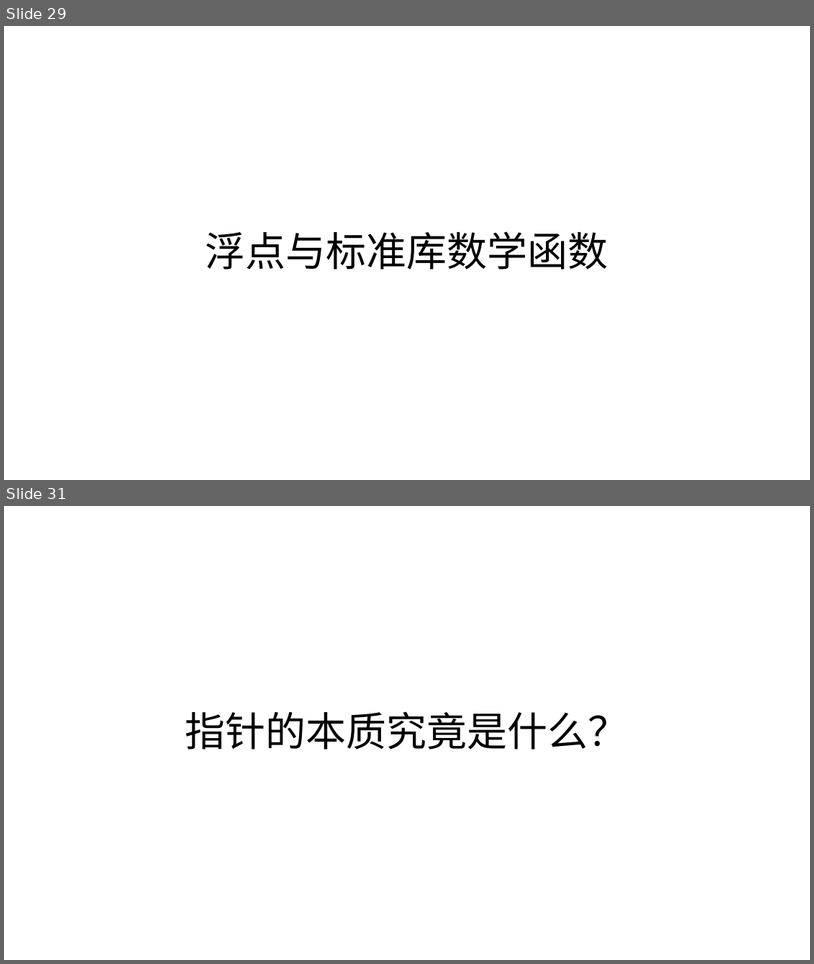
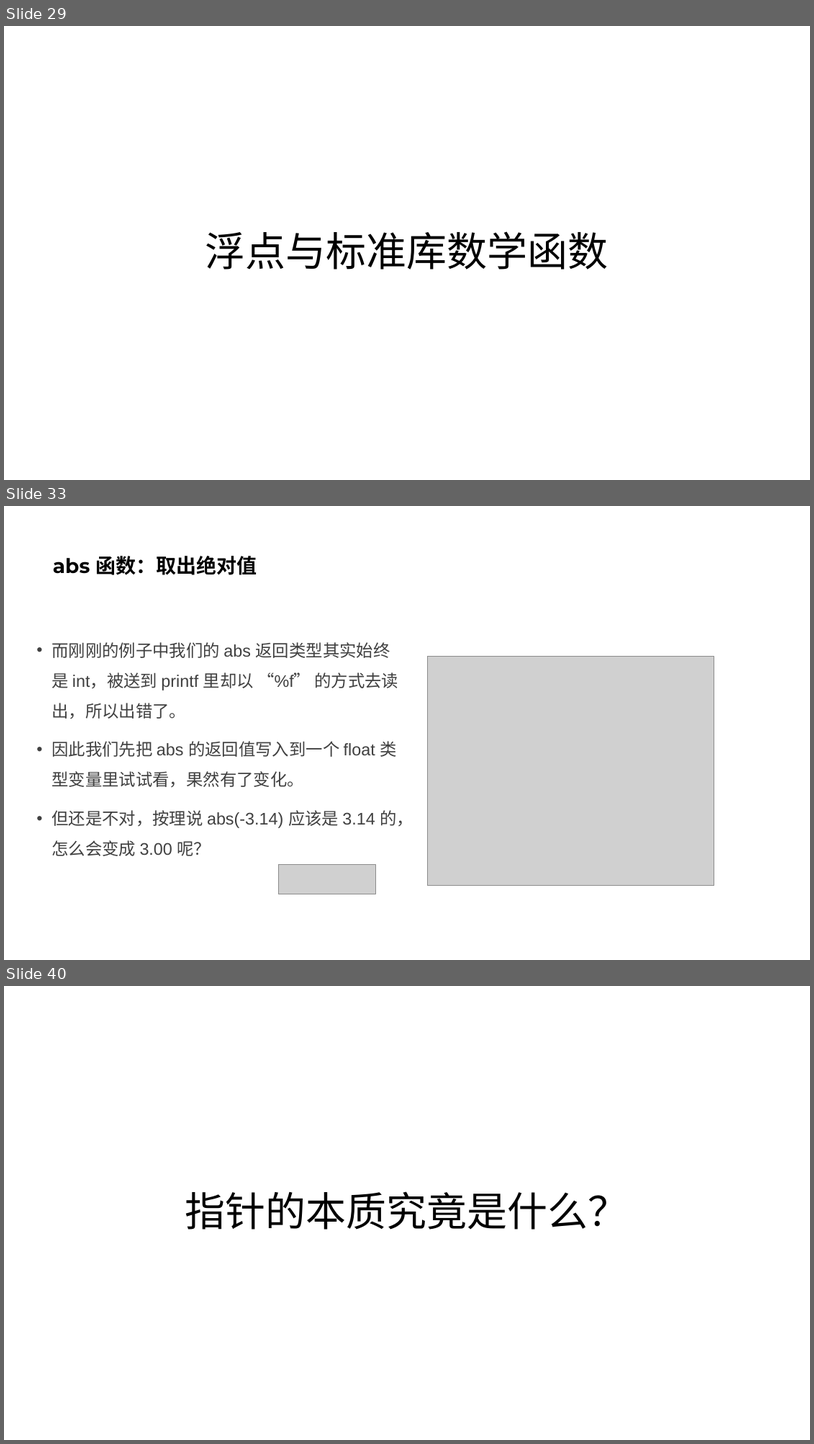
Before and after one commit to parallel101/course, a slide deck: 12/slides.pptx. Shown one above the other, each under a label of ours: slides 29 and 31 before the commit, slides 29, 33 and 40 after it; the slides between them are not shown. The pictures are 814x964 and 814x1444 pixels, drawn with LibreOffice and Linux fonts; fonts in the diff are those of the drawing; grey boxes stand for pictures. Boxes give left, top, right and bottom in pixels: in the first picture for what was removed or moved away, otherwise in the second. Text is boxed around its words. In the diff, an @@ line names an element or a change of style, - is before the commit and + after.

```diff
--- a/12/slides.pptx
+++ b/12/slides.pptx
@@ slide 33 added at (x1=4, y1=506, x2=810, y2=960), background #FFFFFF @@
@@ title added at (x1=53, y1=556, x2=257, y2=575), 24 pt, text #000000, bold @@
+abs 函数：取出绝对值
@@ text added at (x1=52, y1=642, x2=414, y2=856), 20 pt, text #404040 @@
+• 而刚刚的例子中我们的 abs 返回类型其实始终是 int，被送到 printf 里却以 “%f” 的方式去读出，所以出错了。
+• 因此我们先把 abs 的返回值写入到一个 float 类型变量里试试看，果然有了变化。
+• 但还是不对，按理说 abs(-3.14) 应该是 3.14 的，怎么会变成 3.00 呢？
@@ picture added at (x1=427, y1=656, x2=715, y2=885) @@
@@ picture added at (x1=278, y1=864, x2=376, y2=893) @@
@@ what was slide 31 is now slide 40 @@
```
Also in this commit, not shown: 1 slide changed, 9 other slides added, 1 slide removed, 16 other files.
